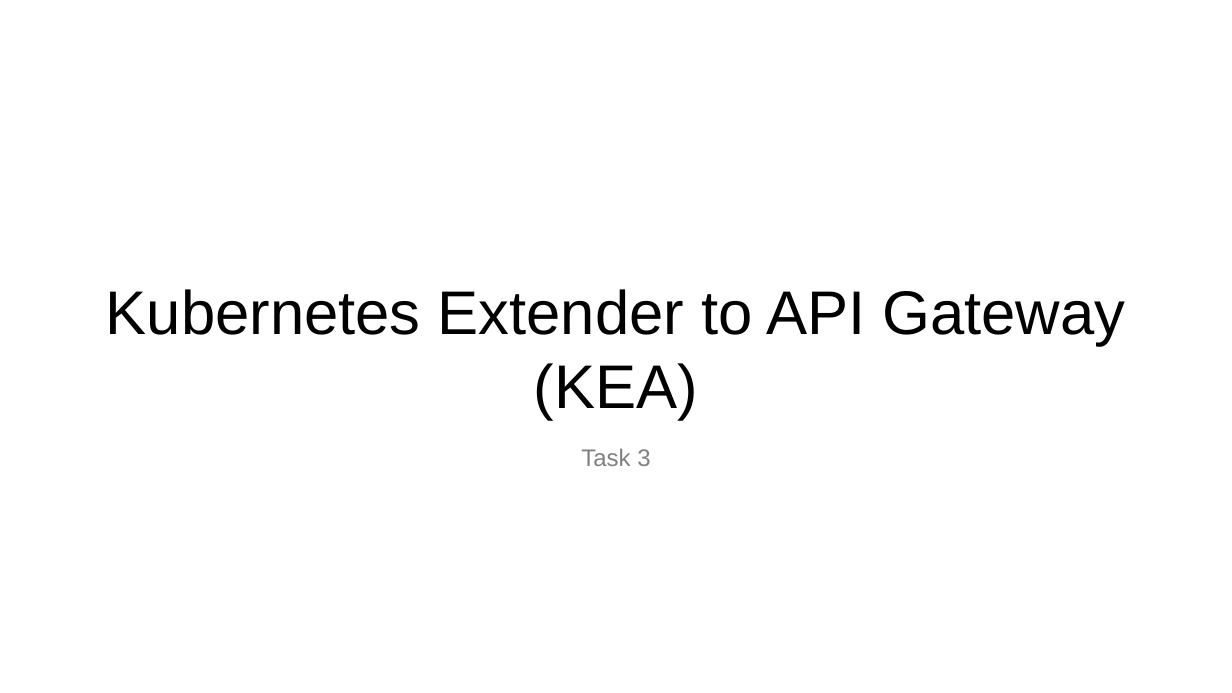
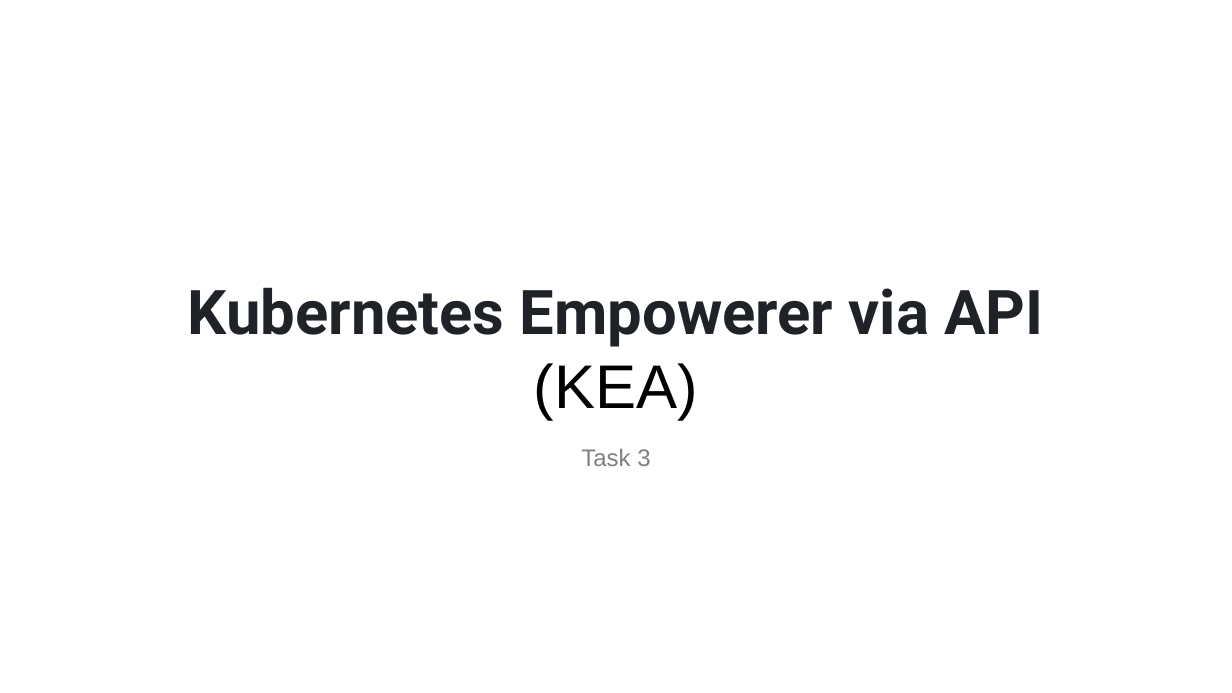
Before and after one commit to fanglores/Advanced-Software-Design, a slide deck: slide 1 of Practice Tasks/Task_3/Task 3.pptx. Drawn at 1232x693 pixels with LibreOffice and Linux fonts; fonts in the diff are those of the drawing. Boxes give left, top, right and bottom in pixels: in the first picture for what was removed or moved away, otherwise in the second. Text is boxed around its words. In the diff, an @@ line names an element or a change of style, - is before the commit and + after.

```diff
--- a/Practice Tasks/Task_3/Task 3.pptx
+++ b/Practice Tasks/Task_3/Task 3.pptx
@@ title at [188,287,1043,419]: text changed; font Arial to Roboto; text colour #000000 to #1F2328; bold on @@
-Kubernetes Extender to API Gateway (KEA)
+Kubernetes Empowerer via API
+(KEA)
```
Also in this commit, not shown: 3 other slides changed, 3 slides added, 1 slide removed, 2 other files.
